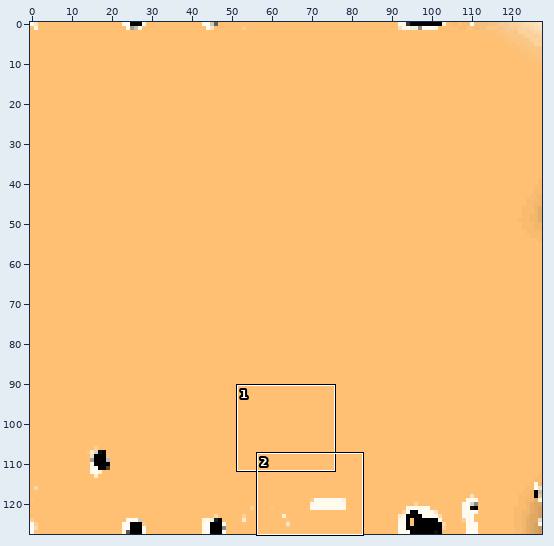
Two states of a sprite sheet, Models/Entities/Gibbi/Gibbi_Untitled.png. Above, an overview of the earlier version with the close-up marked.
Close-up. Before:
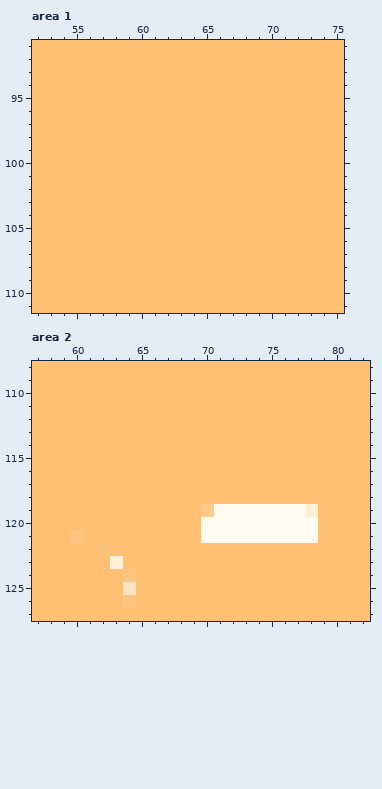
The file is 128x128 pixels. Colours within 5 levels of each other are drawn and written as one. Shown: area 1: x 52..75, y 91..111; area 2: x 57..82, y 108..127. The commit also changed other parts of the picture, which this record leaves out.
After the commit:
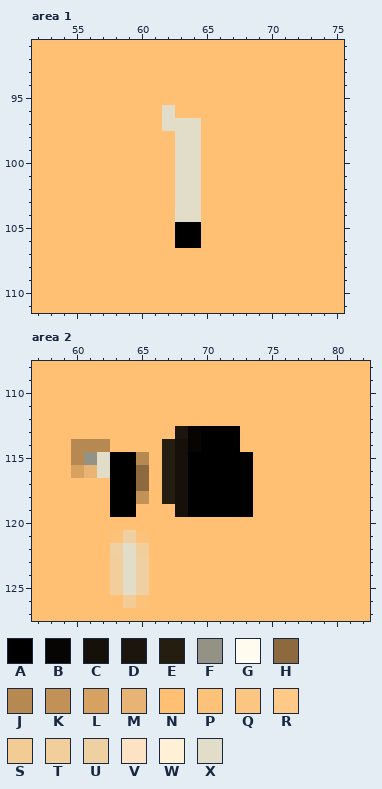
Palette (. is transparent): A #000000  B #060503  C #151009  D #1c150d  E #261d11  F #949284  G #fffcef  H #8c693f  J #b68952  K #c19157  L #d6a161  M #e8b475  N #ffc073  P #fdc27a  Q #fcc582  R #ffca88  S #f3cc95  T #f1ce9b  U #eed0a3  V #fde3c3  W #fff0d6  X #e1ddc9
The exact change:
Area 1:
Colour N gives way to colour A in rows 105 to 106 at x 63 to 64.
Colour N gives way to colour X in row 96 at x 62; in row 97 at x 62 to 64; in rows 98 to 104 at x 63 to 64.
Area 2:
Colour G gives way to colour A in row 119 at x 71 to 73.
Colour N gives way to colour A in rows 113 to 114 at x 70 to 72; in rows 115 to 118 at x 63 to 64 and 69 to 73; in row 119 at x 63 to 64 and 69.
Colour R gives way to colour A in row 119 at x 70.
Colour N gives way to colour B in rows 113 to 114 at x 69.
Colour N gives way to colour C in rows 114 to 119 at x 68.
Colour N gives way to colour D in row 113 at x 68.
Colour N gives way to colour E in rows 114 to 118 at x 67.
Colour N gives way to colour F in row 115 at x 61.
Colour N gives way to colour H in rows 116 to 117 at x 65.
Colour N gives way to colour J in row 114 at x 60 to 62; in row 115 at x 60 and 65.
Colour N gives way to colour K in row 118 at x 65.
Colour N gives way to colour L in row 116 at x 60.
Colour N gives way to colour M in row 116 at x 61.
Colour G gives way to colour N in row 119 at x 74 to 77; in rows 120 to 121 at x 70 to 78.
Colour P gives way to colour N in row 122 at x 62.
Colour Q gives way to colour N in row 121 at x 60.
Colour W gives way to colour N in row 119 at x 78.
Colour N gives way to colour P in row 121 at x 63 and 65; in row 126 at x 65.
Colour Q gives way to colour S in row 126 at x 64.
Colour N gives way to colour T in row 122 at x 65; in rows 124 to 125 at x 63.
Colour W gives way to colour T in row 123 at x 63.
Colour N gives way to colour U in row 121 at x 64; in row 122 at x 63; in rows 123 to 125 at x 65.
Colour N gives way to colour X in rows 115 to 116 at x 62; in rows 122 to 123 at x 64.
Colour Q gives way to colour X in row 124 at x 64.
Colour V gives way to colour X in row 125 at x 64.
Changed places in both close-ups, as pixel boxes (x1, y1, x2, y2):
changed: (162, 105, 201, 248)
changed: (71, 426, 318, 608)
